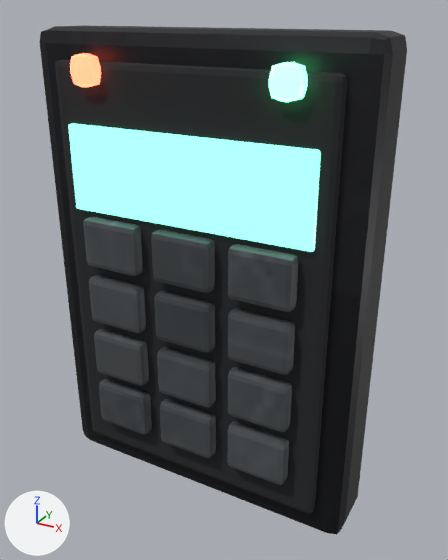
Two versions of the glTF model hush-fp/assets/models/props/keypad_panel.glb, one commit apart.
One viewpoint serves both versions: a 50 mm lens placed at (0.208, -0.357, 0.352), pointed at (0.012, 0.001, 0.173). Arrows for +X, +Y and +Z are at lower left; the lights stay in place. The picture after the commit comes second. Vertices at exactly the same position are counted once.

The scene before the commit, as lines of its bpy script (objects in view):
```python
me_body = bpy.data.meshes.new('body')
me_body.from_pydata(...)  # 952 vertices, 1836 faces; spans x -0.12..0.12, y -0.04..0.025, z 0.0..0.34
# faces by material slot: [108, 108, 108, 1296, 108, 108]
me_body.materials.append(mat_darksteel)  # picture img_darksteel
me_body.materials.append(mat_dark)  # black #212224
me_body.materials.append(mat_screen)  # picture img_screen, glowing green #82ffd5
me_body.materials.append(mat_paint_grey)  # picture img_paint_grey
me_body.materials.append(mat_led_r)  # red #da3f30, glowing red #ff593f
me_body.materials.append(mat_led_g)  # green #59cb7c, glowing green #59ffa0
ob_body = bpy.data.objects.new('body', me_body)
ob_body.location = (0.0, 0.0, 0.0)
```
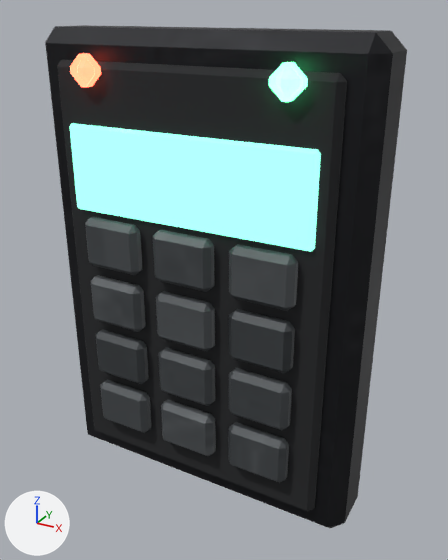
Location of each change, (x1, y1, x2, y2) in pixels of the pictures (448 x 560 px):
'body', reshaped: before (40, 25, 407, 535); after (45, 25, 407, 528)
part 1 of me_body, deleted: before (40, 27, 407, 535)
part 2 of me_body, surface changed: (46, 26, 407, 527) in both

The change in detail:
me_body is used by ob_body; location (0.0, 0.0, 0.0).
me_body had 952 vertices, 1836 faces and spanned x -0.12..0.12, y -0.04..0.025, z 0.0..0.34.
me_body now has 408 vertices, 748 faces and spans x -0.12..0.12, y -0.04..0.025, z 0.0..0.34.
me_body part 1: 544 vertices removed from x -0.118..0.118, y -0.039..0.023, z 0.002..0.338.
me_body part 2: 204 kept faces spanning x -0.12..0.12, y -0.04..0.025, z 0.0..0.34 get new texture (UV) coordinates.
